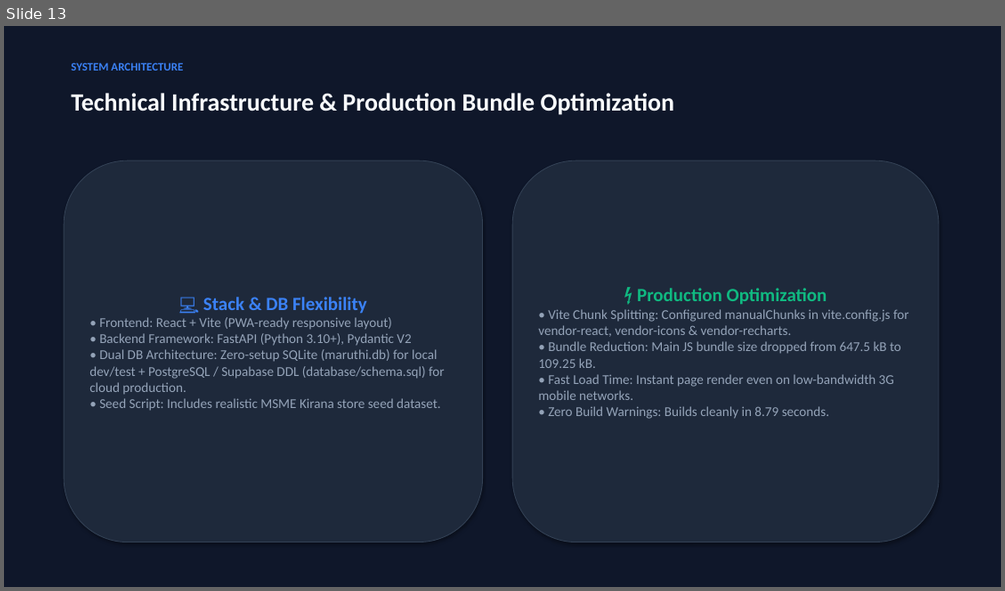
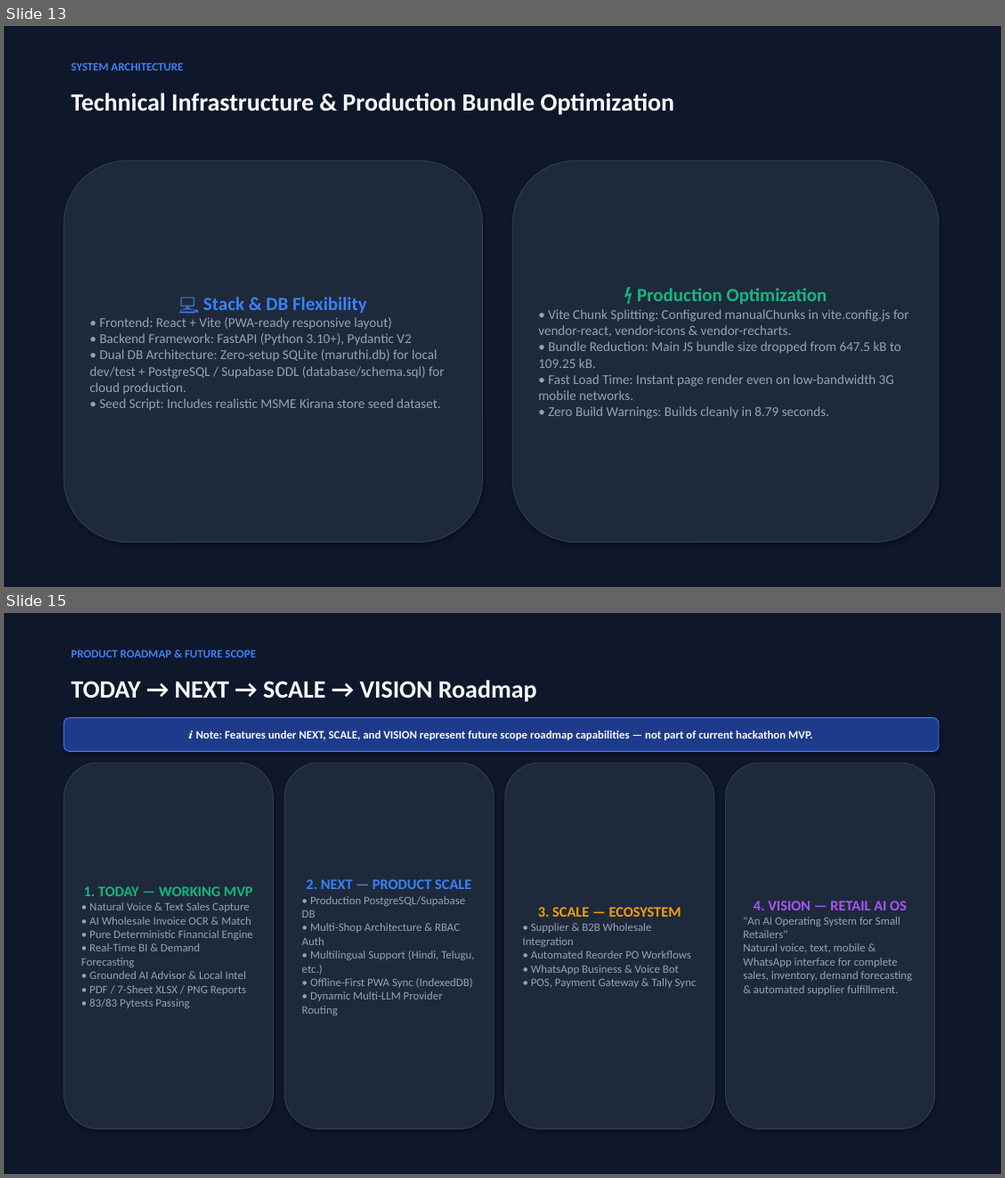
Before and after one commit to HV2026-0021-MARUTH/MSME-COPILOT, a slide deck: MARUTHI_MSME_AI_Retail_Copilot_Detailed_Presentation.pptx. Shown one above the other, each under a label of ours: slide 13 before the commit, slides 13 and 15 after it; the slides between them are not shown. The pictures are 1005x591 and 1005x1178 pixels, drawn with LibreOffice and Linux fonts; fonts in the diff are those of the drawing. Boxes give left, top, right and bottom in pixels: in the first picture for what was removed or moved away, otherwise in the second. Text is boxed around its words. In the diff, an @@ line names an element or a change of style, - is before the commit and + after.

Commit message:
docs: refine Future Scope & Scalability Roadmap across README, QUICKSTART, and PPTX presentations

```diff
--- a/MARUTHI_MSME_AI_Retail_Copilot_Detailed_Presentation.pptx
+++ b/MARUTHI_MSME_AI_Retail_Copilot_Detailed_Presentation.pptx
@@ slide 15 added at (4,613,1001,1174), background #0F172A @@
@@ text added at (71,649,256,657), 11 pt, text #3B82F6, bold @@
+PRODUCT ROADMAP & FUTURE SCOPE
@@ text added at (71,680,537,702), 24 pt, text #F8FAFC, bold @@
+TODAY → NEXT → SCALE → VISION Roadmap
@@ rounded rectangle added at (64,718,938,751), fill #1E3A8A, outline #3B82F6 0.75 pt, 11 pt, text #F8FAFC, bold @@
+ℹ️ Note: Features under NEXT, SCALE, and VISION represent future scope roadmap capabilities — not part of current hackathon MVP.
@@ rounded rectangle added at (64,763,273,1129), fill #1E293B, outline #334155 0.75 pt, 11 pt, text #94A3B8 @@
+1. TODAY — WORKING MVP
+• Natural Voice & Text Sales Capture
+• AI Wholesale Invoice OCR & Match
+• Pure Deterministic Financial Engine
+• Real-Time BI & Demand Forecasting
+• Grounded AI Advisor & Local Intel
+• PDF / 7-Sheet XLSX / PNG Reports
+• 83/83 Pytests Passing
@@ rounded rectangle added at (284,763,494,1129), fill #1E293B, outline #334155 0.75 pt, 11 pt, text #94A3B8 @@
+2. NEXT — PRODUCT SCALE
+• Production PostgreSQL/Supabase DB
+• Multi-Shop Architecture & RBAC Auth
+• Multilingual Support (Hindi, Telugu, etc.)
+• Offline-First PWA Sync (IndexedDB)
+• Dynamic Multi-LLM Provider Routing
@@ rounded rectangle added at (505,763,714,1129), fill #1E293B, outline #334155 0.75 pt, 11 pt, text #94A3B8 @@
+3. SCALE — ECOSYSTEM
+• Supplier & B2B Wholesale Integration
+• Automated Reorder PO Workflows
+• WhatsApp Business & Voice Bot
+• POS, Payment Gateway & Tally Sync
@@ rounded rectangle added at (726,763,935,1129), fill #1E293B, outline #334155 0.75 pt, 11 pt, text #94A3B8 @@
+4. VISION — RETAIL AI OS
+"An AI Operating System for Small Retailers"
+Natural voice, text, mobile & WhatsApp interface for complete sales, inventory, demand forecasting & automated supplier fulfillment.
```
Also in this commit, not shown: 1 slide changed, 3 other files.
